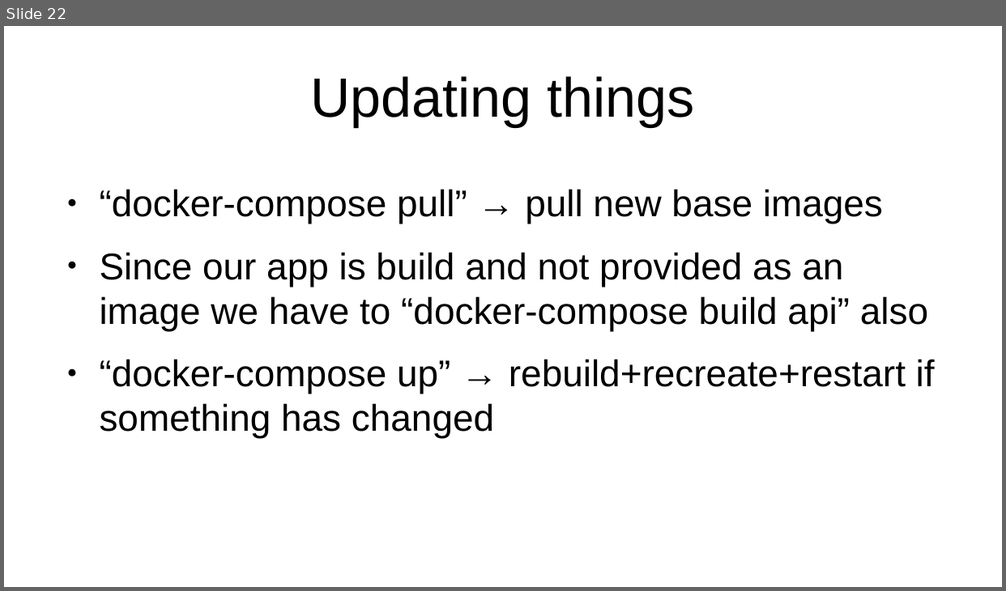
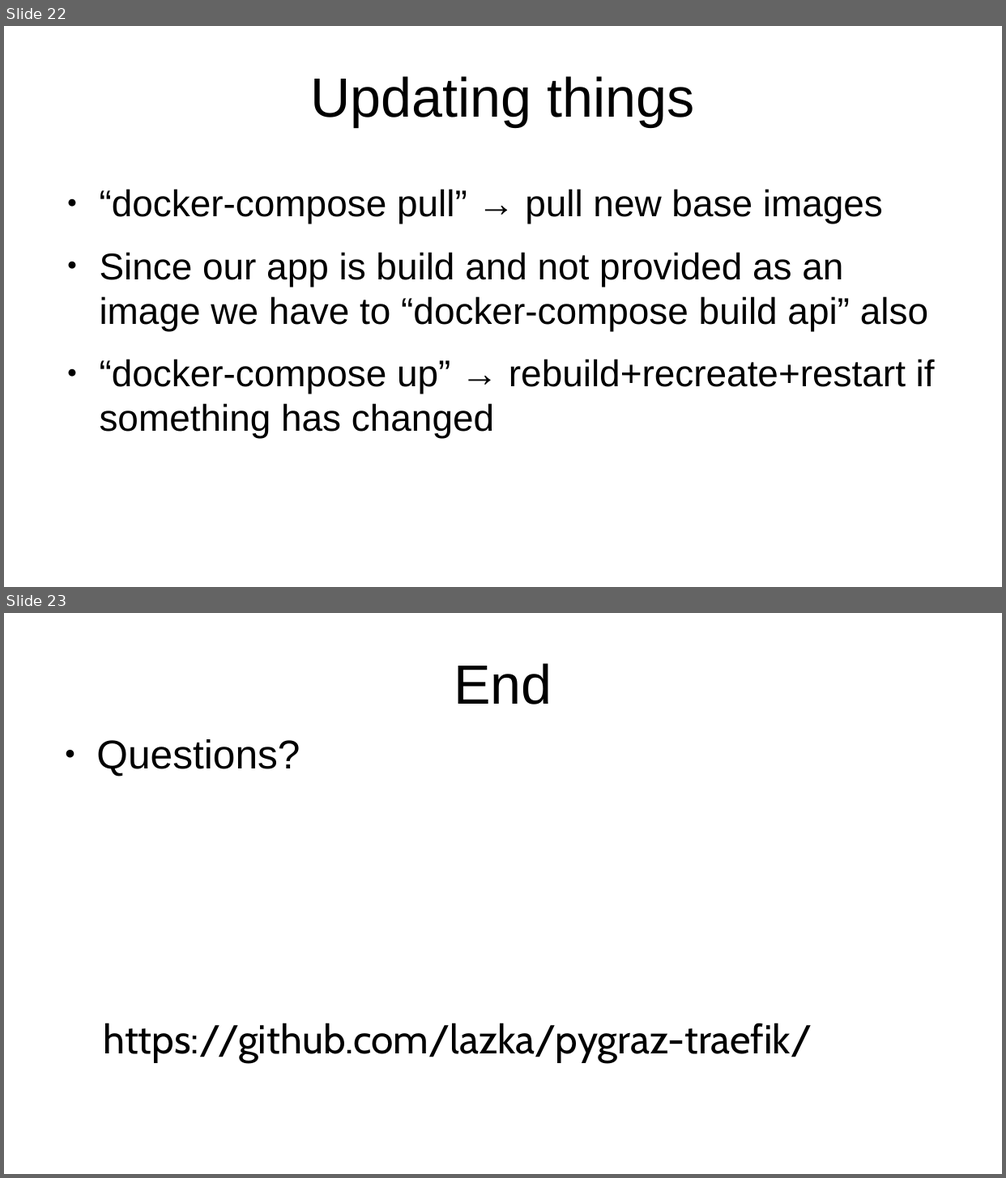
Before and after one commit to lazka/pygraz-traefik, a slide deck: presentation/pres.odp. Shown one above the other, each under a label of ours: slide 22 before the commit, slides 22 and 23 after it. The pictures are 1006x591 and 1006x1178 pixels, drawn with LibreOffice and Linux fonts; fonts in the diff are those of the drawing. Boxes give left, top, right and bottom in pixels: in the first picture for what was removed or moved away, otherwise in the second. Text is boxed around its words. In the diff, an @@ line names an element or a change of style, - is before the commit and + after.

Commit message:
Update

```diff
--- a/presentation/pres.odp
+++ b/presentation/pres.odp
@@ slide 23 added at [4, 613, 1002, 1174], background #FFFFFF @@
@@ title added at [454, 663, 552, 705], 44 pt, text #000000 @@
+End
@@ text added at [96, 739, 300, 777], 32 pt, text #000000 @@
+● Questions?
@@ text added at [104, 1023, 812, 1063], 32 pt, text #000000 @@
+https://github.com/lazka/pygraz-traefik/
```
Also in this commit, not shown: 1 slide removed.
